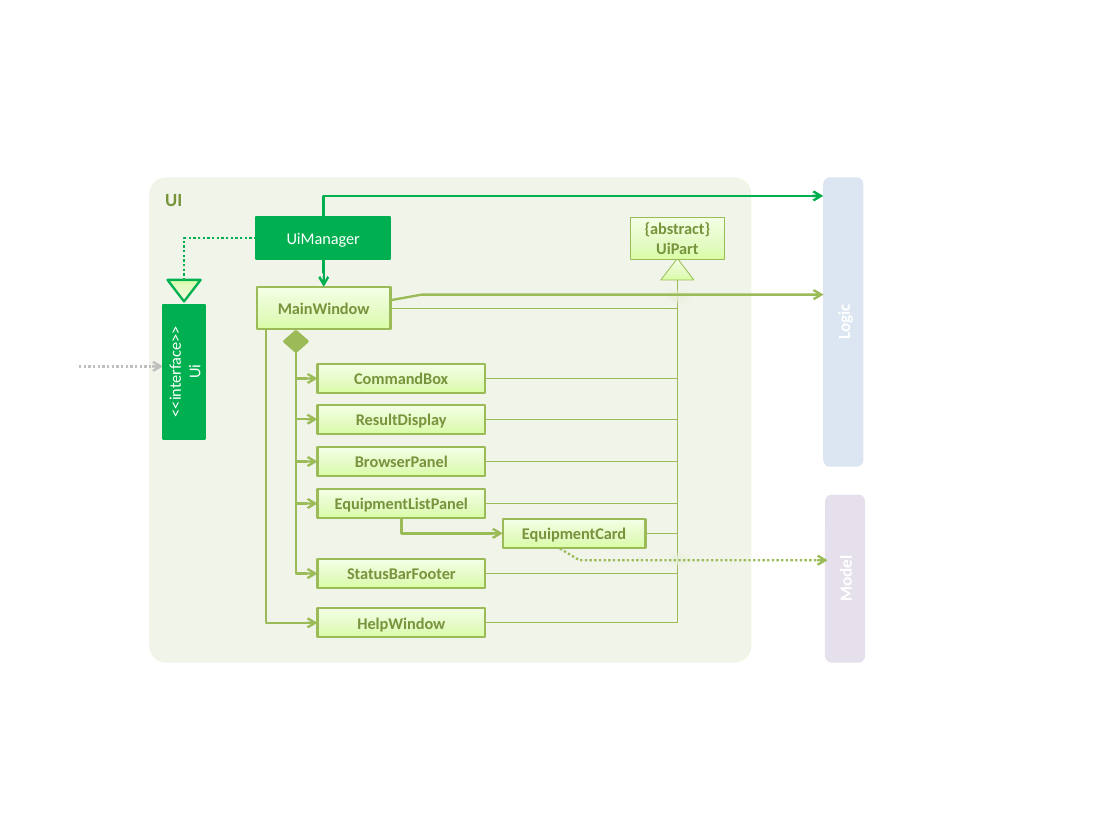
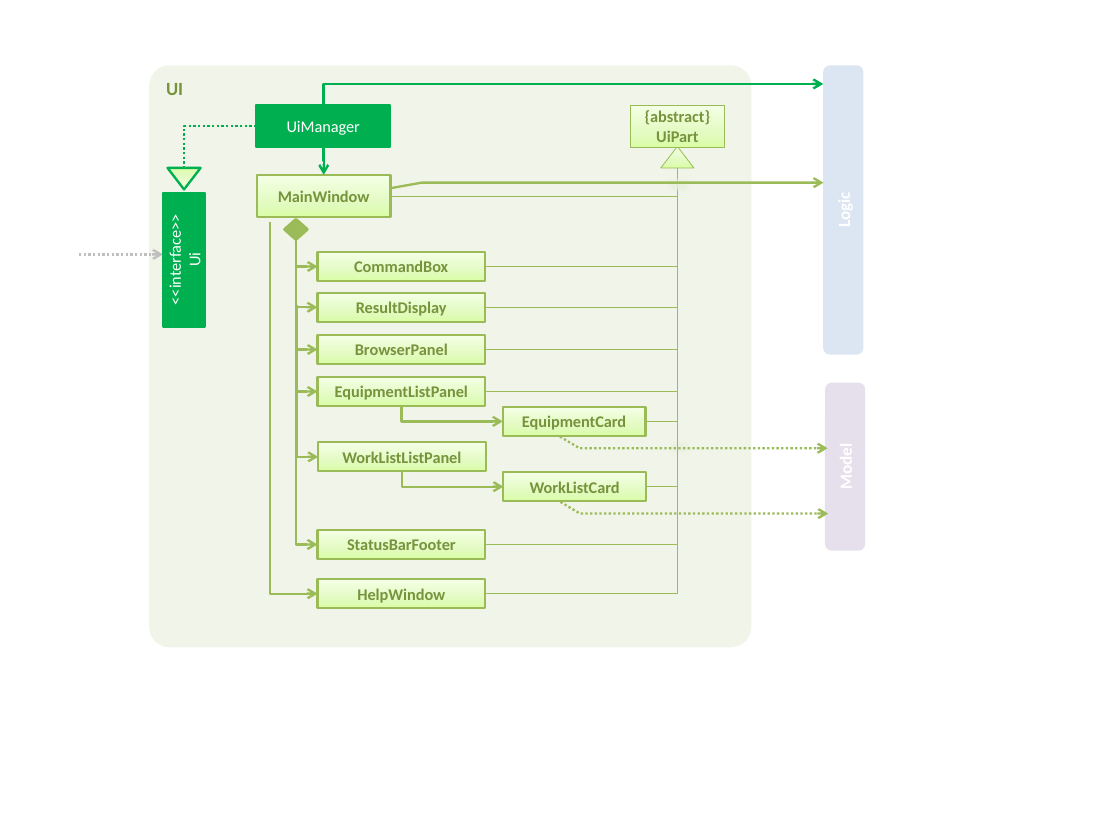
Before and after one commit to nus-cs2103-AY1819S2/addressbook-level4, a slide deck: slide 1 of docs/diagrams/UiComponentClassDiagram.pptx. Drawn at 1120x840 pixels with LibreOffice and Linux fonts; fonts in the diff are those of the drawing. Boxes give left, top, right and bottom in pixels: in the first picture for what was removed or moved away, otherwise in the second. Text is boxed around its words. In the diff, an @@ line names an element or a change of style, - is before the commit and + after.

```diff
--- a/docs/diagrams/UiComponentClassDiagram.pptx
+++ b/docs/diagrams/UiComponentClassDiagram.pptx
@@ rounded rectangle "UI": place and size @@
-rounded rectangle "UI" at [149, 177, 752, 662]
+rounded rectangle "UI" at [149, 65, 752, 647]
@@ elbow line moved from (678, 280) - (485, 623) to (678, 168) - (485, 594) @@
@@ elbow line moved from (678, 280) - (485, 573) to (678, 168) - (485, 544) @@
@@ 11 rectangles, 8 elbow arrows, 7 elbow lines, 2 rounded rectangles, 2 triangles, 2 freeform shapes, 1 diamond: place and size @@
-11 rectangles, 8 elbow arrows, 7 elbow lines, 2 rounded rectangles, 2 triangles, 2 freeform shapes, 1 diamond at [80, 178, 866, 663]
+11 rectangles, 8 elbow arrows, 7 elbow lines, 2 rounded rectangles, 2 triangles, 2 freeform shapes, 1 diamond at [80, 66, 866, 551]
@@ elbow arrow moved from (267, 329) - (318, 623) to (270, 222) - (318, 594) @@
@@ elbow line added from (678, 233) to (646, 487), #9BBB59 0.5 pt @@
@@ elbow arrow moved from (296, 352) - (318, 573) to (296, 240) - (318, 544) @@
@@ elbow arrow added from (297, 305) to (318, 457), #9BBB59 1.5 pt @@
@@ rectangle added at [318, 442, 486, 472], fill gradient #DAFDA7 to #E4FCC2 to #F5FFE7, outline #9BBB59 1.5 pt, 10.5 pt, text #77933C, bold @@
+WorkListListPanel
@@ elbow arrow added from (402, 472) to (503, 487), #9BBB59 1.5 pt @@
@@ rectangle added at [503, 473, 646, 502], fill gradient #DAFDA7 to #E4FCC2 to #F5FFE7, outline #9BBB59 1.5 pt, 10.5 pt, text #77933C, bold @@
+WorkListCard
@@ freeform shape added at [560, 502, 828, 513], outline #9BBB59 1.5 pt dashed @@
@@ rectangle "StatusBarFooter": place and size @@
-rectangle "StatusBarFooter" at [318, 559, 486, 588]
+rectangle "StatusBarFooter" at [318, 530, 486, 559]
@@ rectangle "HelpWindow": place and size @@
-rectangle "HelpWindow" at [318, 608, 486, 637]
+rectangle "HelpWindow" at [318, 579, 486, 608]
```
Also in this commit, not shown: 1 other file.
